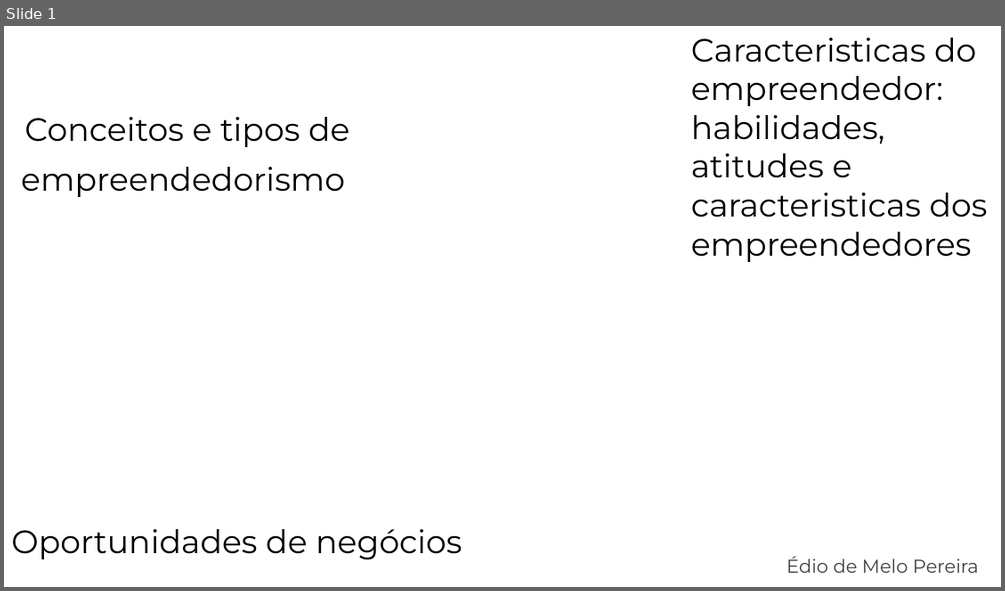
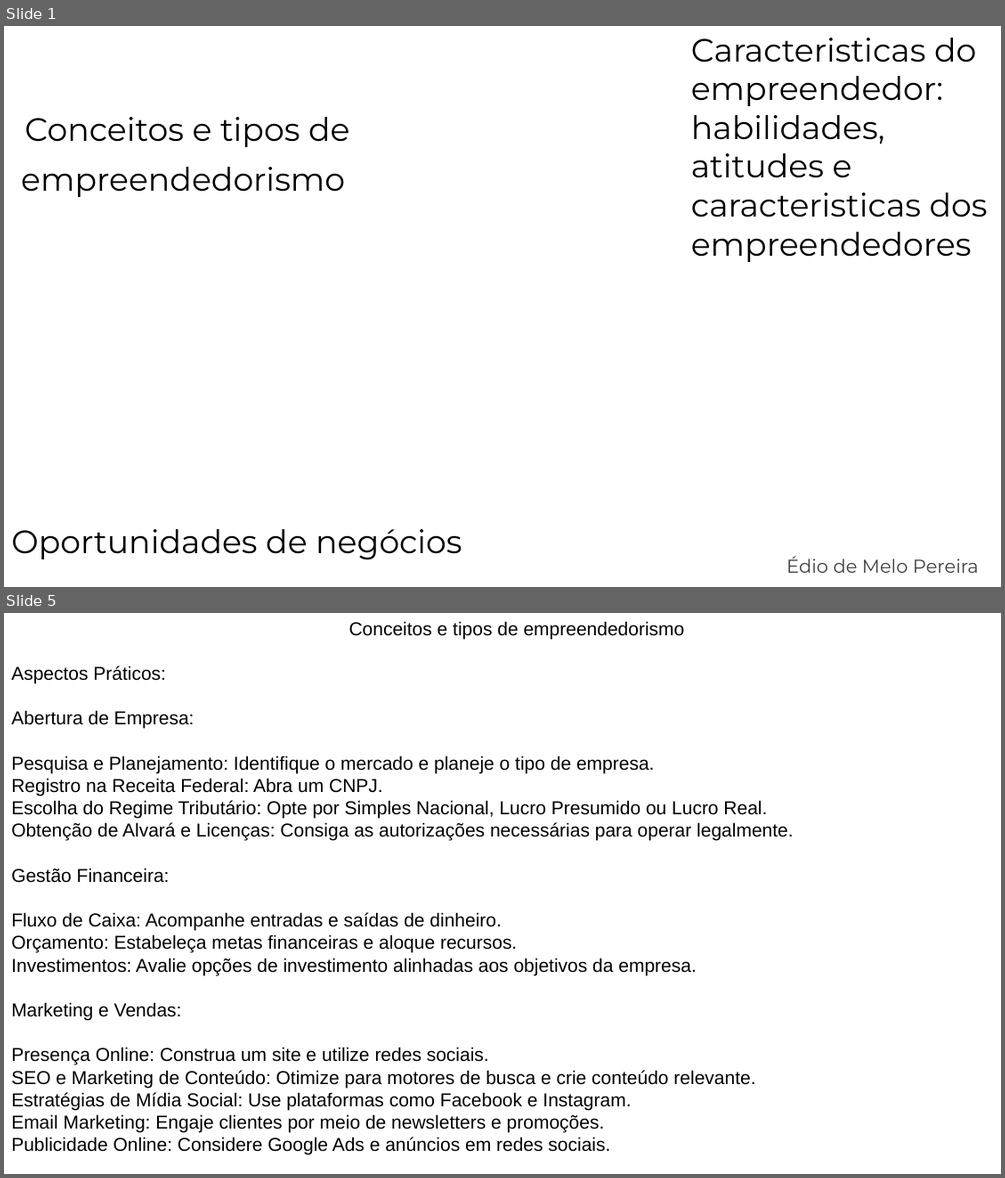
Before and after one commit to E-Mello/PS_Aulas, a slide deck: Aula_07_Conceitos_e_tipos_de_empreendedorismo-Caracteristicas do empreendedor--habilidades_atitudes_e_caracteristicas_dos_empreendedores-Oportunidades_de_negocios/Aula_07.pptx. Shown one above the other, each under a label of ours: slide 1 before the commit, slides 1 and 5 after it; the slides between them are not shown. The pictures are 1005x591 and 1005x1178 pixels, drawn with LibreOffice and Linux fonts; fonts in the diff are those of the drawing; background and template pictures are left out. Boxes give left, top, right and bottom in pixels: in the first picture for what was removed or moved away, otherwise in the second. Text is boxed around its words. In the diff, an @@ line names an element or a change of style, - is before the commit and + after.

```diff
--- a/Aula_07_Conceitos_e_tipos_de_empreendedorismo-Caracteristicas do empreendedor--habilidades_atitudes_e_caracteristicas_dos_empreendedores-Oportunidades_de_negocios/Aula_07.pptx
+++ b/Aula_07_Conceitos_e_tipos_de_empreendedorismo-Caracteristicas do empreendedor--habilidades_atitudes_e_caracteristicas_dos_empreendedores-Oportunidades_de_negocios/Aula_07.pptx
@@ slide 5 added at bbox=[4, 613, 1001, 1174], background picture (left out) @@
@@ text added at bbox=[11, 621, 793, 1155], 18 pt, text #000000 @@
+Conceitos e tipos de empreendedorismo
+Aspectos Práticos:
+Abertura de Empresa:
+Pesquisa e Planejamento: Identifique o mercado e planeje o tipo de empresa.
+Registro na Receita Federal: Abra um CNPJ.
+Escolha do Regime Tributário: Opte por Simples Nacional, Lucro Presumido ou Lucro Real.
+Obtenção de Alvará e Licenças: Consiga as autorizações necessárias para operar legalmente.
+Gestão Financeira:
+Fluxo de Caixa: Acompanhe entradas e saídas de dinheiro.
+Orçamento: Estabeleça metas financeiras e aloque recursos.
+Investimentos: Avalie opções de investimento alinhadas aos objetivos da empresa.
+Marketing e Vendas:
+Presença Online: Construa um site e utilize redes sociais.
+SEO e Marketing de Conteúdo: Otimize para motores de busca e crie conteúdo relevante.
+Estratégias de Mídia Social: Use plataformas como Facebook e Instagram.
+Email Marketing: Engaje clientes por meio de newsletters e promoções.
+Publicidade Online: Considere Google Ads e anúncios em redes sociais.
```
Also in this commit, not shown: 1 slide changed, 13 other slides added, 3 slides removed, 1 other file.
